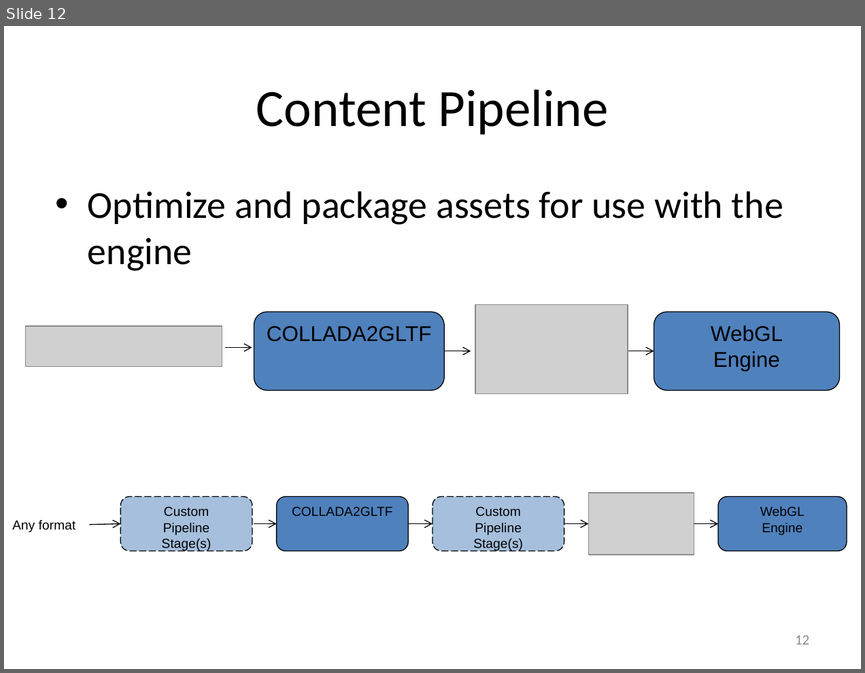
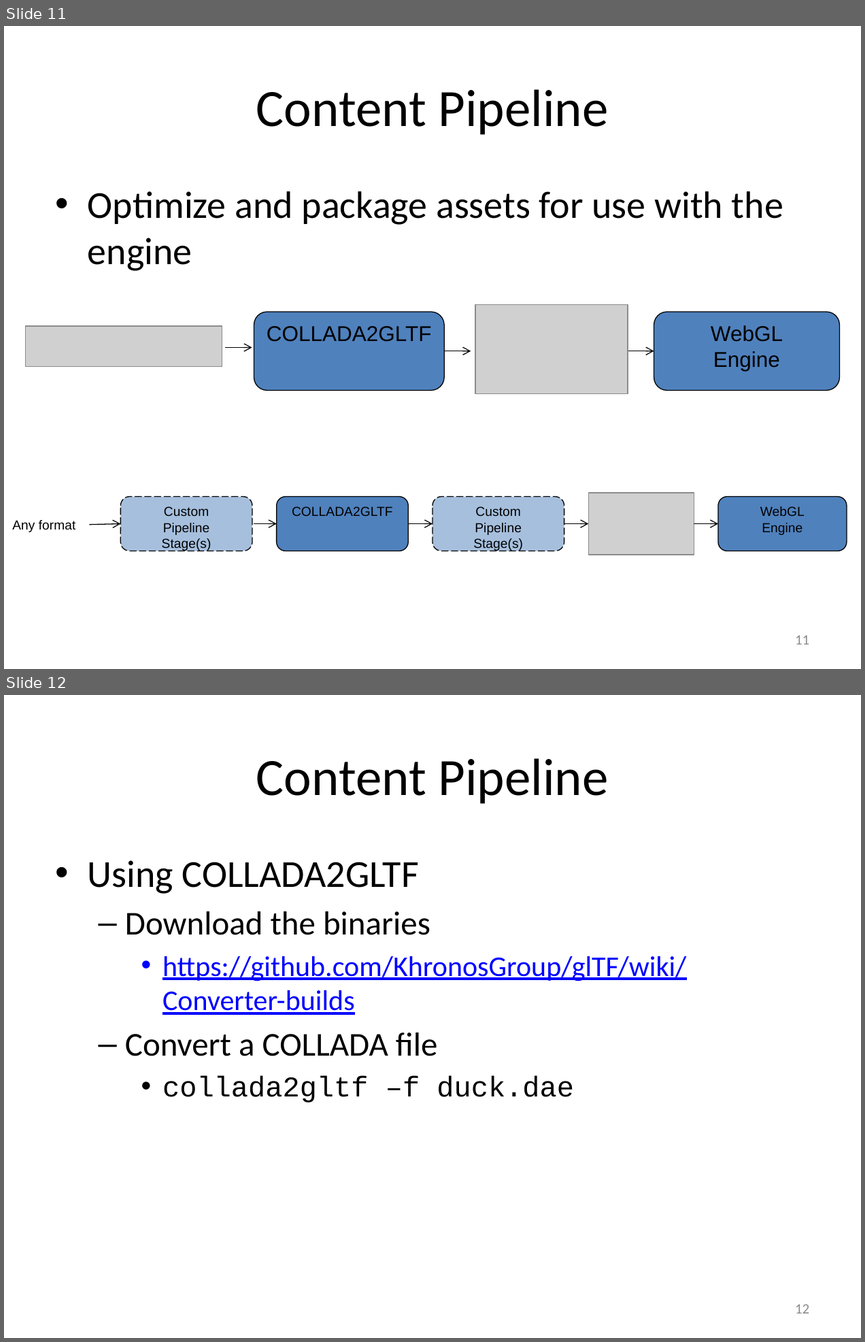
Before and after one commit to pjcozzi/Articles, a slide deck: WebGLContentPipeline/WebGLContentPipelineWithglTF.pptx. Shown one above the other, each under a label of ours: slide 12 before the commit, slides 11 and 12 after it. The pictures are 865x673 and 865x1342 pixels, drawn with LibreOffice and Linux fonts; fonts in the diff are those of the drawing; grey boxes stand for pictures. Boxes give left, top, right and bottom in pixels: in the first picture for what was removed or moved away, otherwise in the second. Text is boxed around its words. In the diff, an @@ line names an element or a change of style, - is before the commit and + after.

```diff
--- a/WebGLContentPipeline/WebGLContentPipelineWithglTF.pptx
+++ b/WebGLContentPipeline/WebGLContentPipelineWithglTF.pptx
@@ slide 12 added at [4,695,861,1338], background #FFFFFF @@
@@ title added at [256,758,608,804], 44 pt, text #000000 @@
+Content Pipeline
@@ text added at [88,860,686,1102], 24 pt, text #000000 @@
+• Using COLLADA2GLTF
+  – Download the binaries
+    • https://github.com/KhronosGroup/glTF/wiki/Converter-builds
+  – Convert a COLLADA file
+    • collada2gltf –f duck.dae
@@ page number added at [795,1304,809,1313], 12 pt, text #8C8C8C @@
+12
@@ what was slide 12 is now slide 11 @@
@@ page number at [795,635,809,644]: text changed @@
-12
+11
```
Also in this commit, not shown: 8 slides changed, 11 slides removed.
